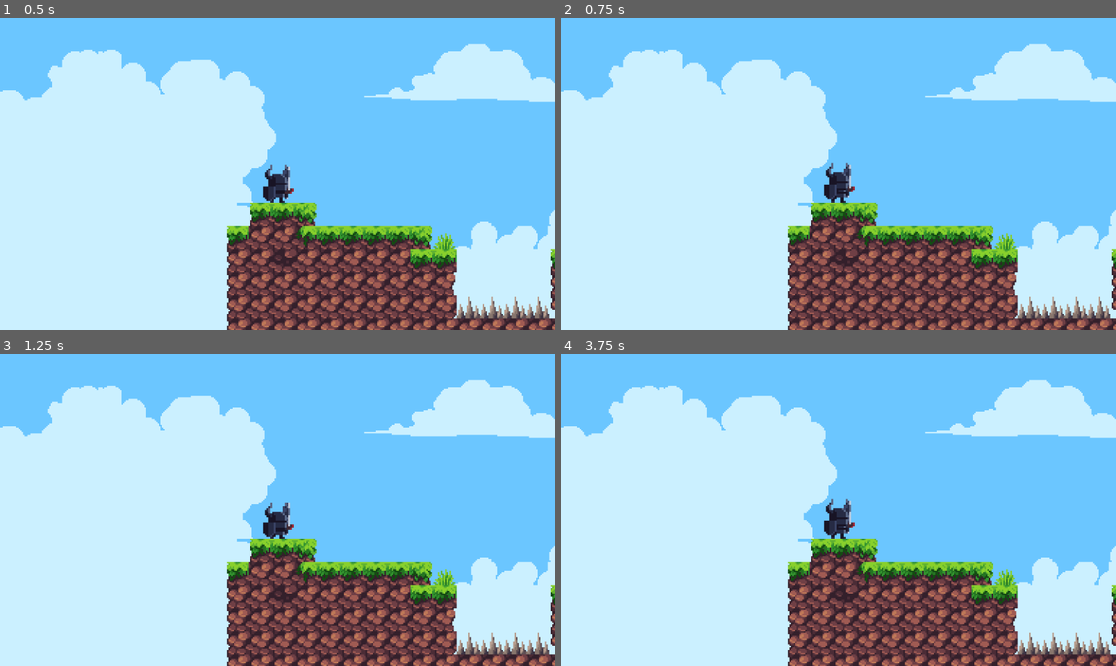
Above: before the commit, frames 1-4 (two rows, left to right).
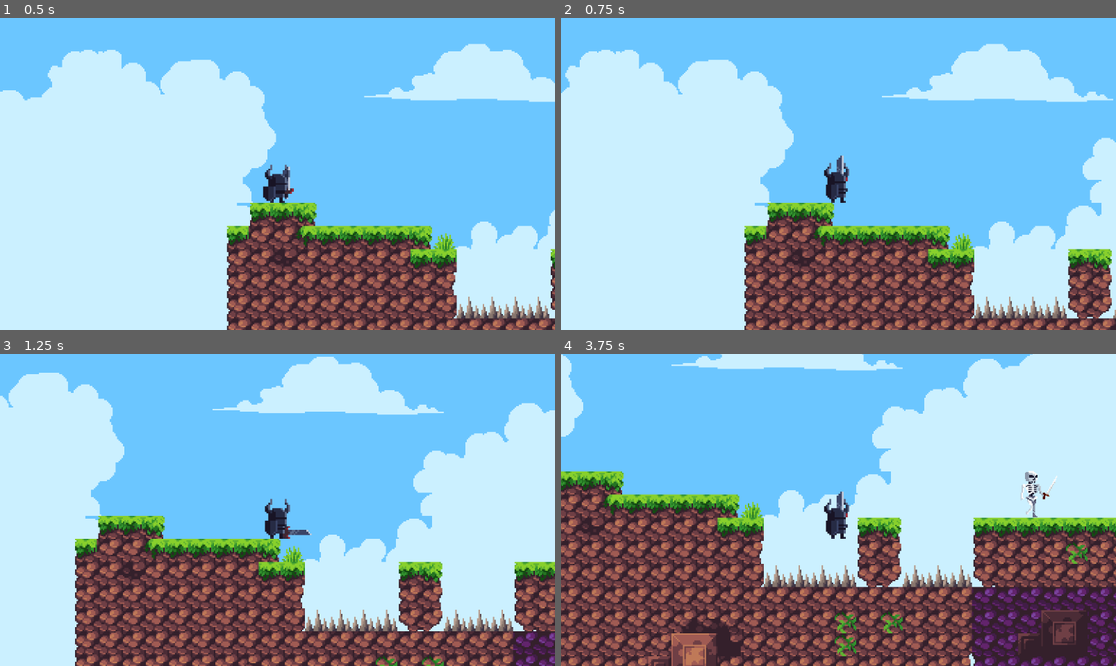
Above: after the commit, the same moments.

Repository: crisgamer28/theguardian
Game: Godot game, scene res://Scenes/game.tscn
The game is run twice, just before and just after one commit, with the same random seed, the same clock (stepped at 60 frames per second) and the same inputs.
Inputs (mouse positions are in pixels of both pictures, inside the frame that each line leads up to):
- Up to frame 1 (0.5 s): no input
- Up to frame 2 (0.75 s): tap Enter (ui_accept) at 0.5 s; move the mouse to (960, 158) at 0.52 s; hold D (right) from 0.53 s (still down); click (960, 158) at 0.6 s
- Up to frame 3 (1.25 s): keep holding D (right); tap W (jump) at 0.77 s
- Up to frame 4 (3.75 s): move the mouse to (727, 525) at 1.27 s; right-click (727, 525) at 1.35 s; tap W (jump) at 1.52, 3.02 s; move the mouse to (894, 441) at 2.02 s; release D (right) at 2.03 s; hold A (left) 2.03-2.78 s; click (894, 441) at 2.1 s; move the mouse to (810, 572) at 2.77 s; hold D (right) from 2.78 s (still down); right-click (810, 572) at 2.85 s; move the mouse to (1005, 556) at 3.52 s; click (1005, 556) at 3.6 s

Frame 1 is identical in both runs. In frame 2, 26% of the frame differs, in the area x 0-100%, y 8-100%; in frame 3, 59%; in frame 4, 77%, in the area x 0-100%, y 0-100%.
Error before the commit: Invalid assignment of property or key 'flip_h' with value of type 'bool' on a base object of type 'null instance'. (res://scripts/player_1.gd:23)

Commit message:
solucionazdo

Diff:
--- a/scripts/player_1.gd
+++ b/scripts/player_1.gd
@@ -5,7 +5,7 @@
 const JUMP_VELOCITY := -300
 @export var vidas = 5
 
-@onready var sprite: AnimatedSprite2D = %Anima
+@onready var sprite: AnimatedSprite2D = %AnimatedSprite2D
 
 func _physics_process(delta: float) -> void:
 	if not is_on_floor():
